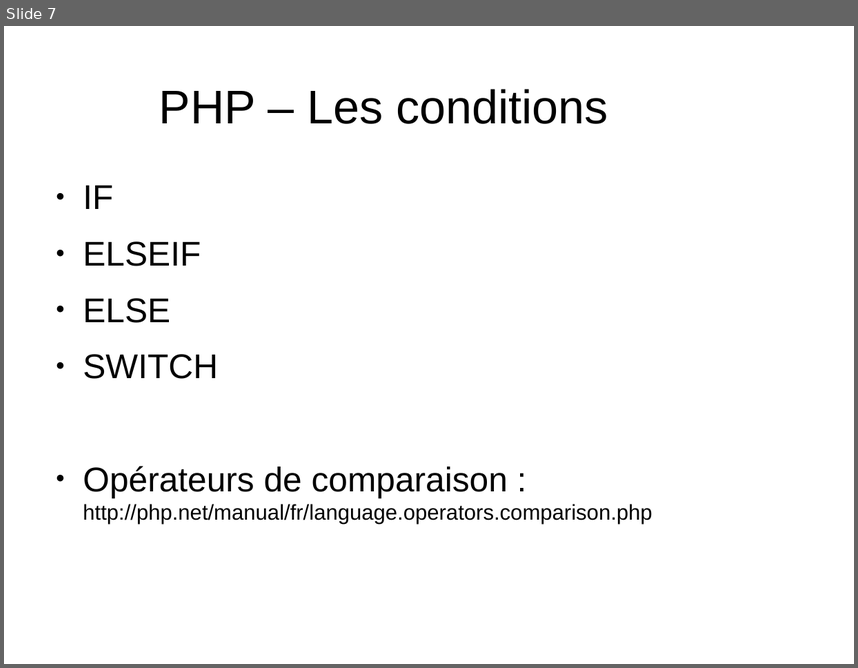
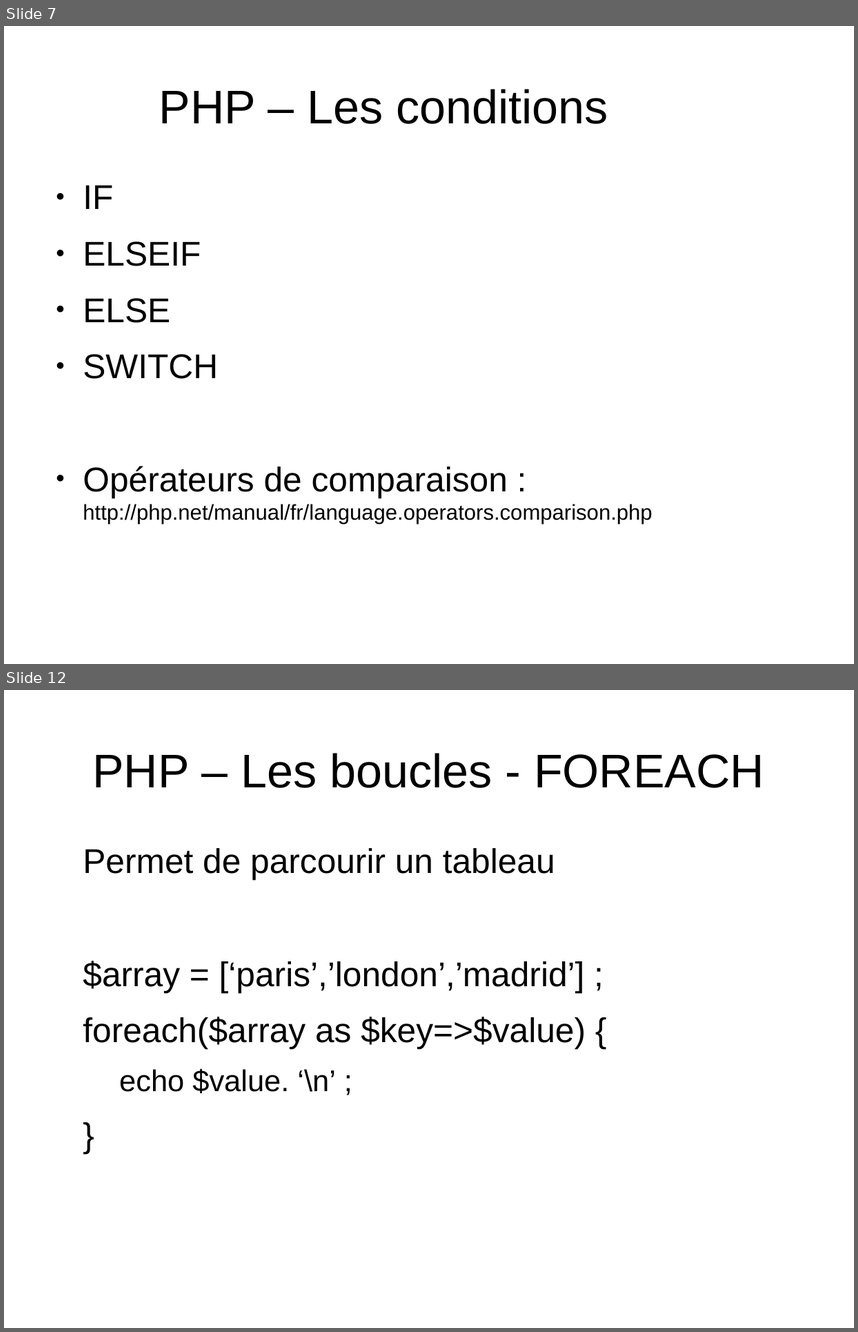
Before and after one commit to NicoM88/formation, a slide deck: PHP/formation.odp. Shown one above the other, each under a label of ours: slide 7 before the commit, slides 7 and 12 after it; the slides between them are not shown. The pictures are 858x668 and 858x1332 pixels, drawn with LibreOffice and Linux fonts; fonts in the diff are those of the drawing. Boxes give left, top, right and bottom in pixels: in the first picture for what was removed or moved away, otherwise in the second. Text is boxed around its words. In the diff, an @@ line names an element or a change of style, - is before the commit and + after.

Commit message:
boucles

```diff
--- a/PHP/formation.odp
+++ b/PHP/formation.odp
@@ slide 12 added at [4,690,854,1328], background #FFFFFF @@
@@ title added at [92,753,764,788], 44 pt, text #000000 @@
+PHP – Les boucles - FOREACH
@@ text added at [83,848,586,1093], 32 pt, text #000000 @@
+Permet de parcourir un tableau
+$array = [‘paris’,’london’,’madrid’] ;
+foreach($array as $key=>$value) {
+  echo $value. ‘\n’ ;
+}
```
Also in this commit, not shown: 1 slide changed, 5 other slides added, 5 other files.
